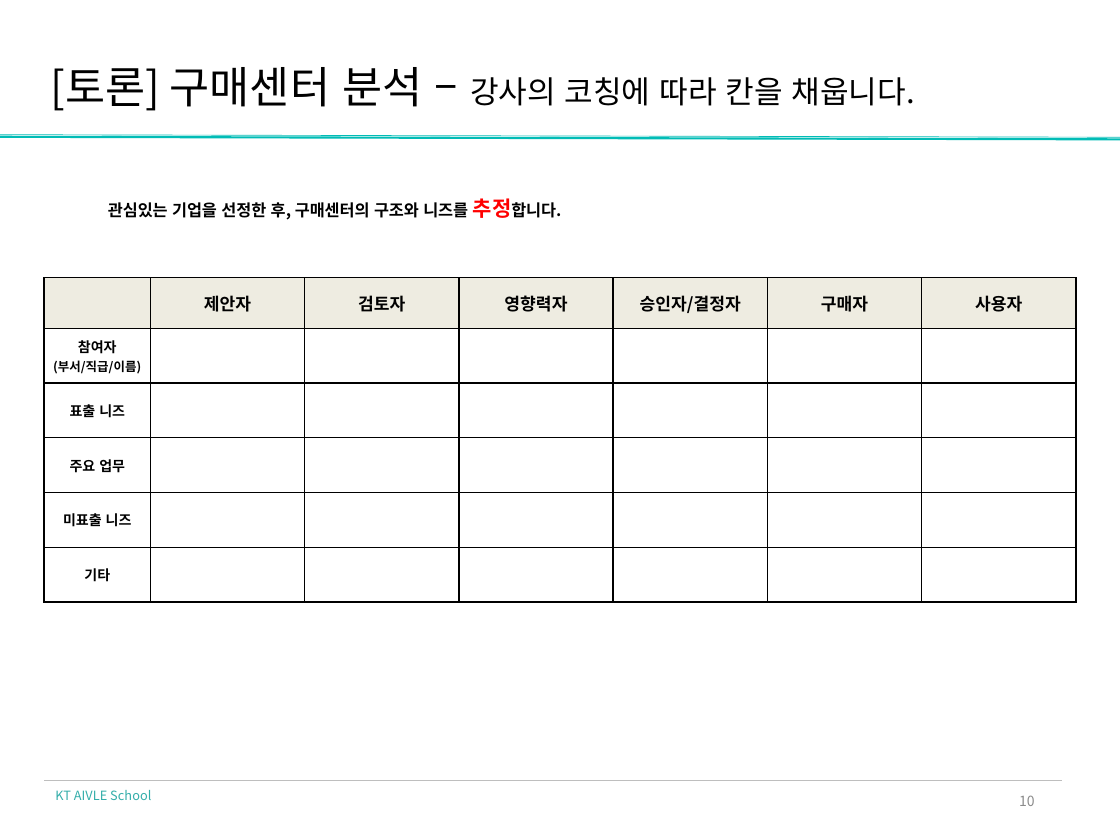
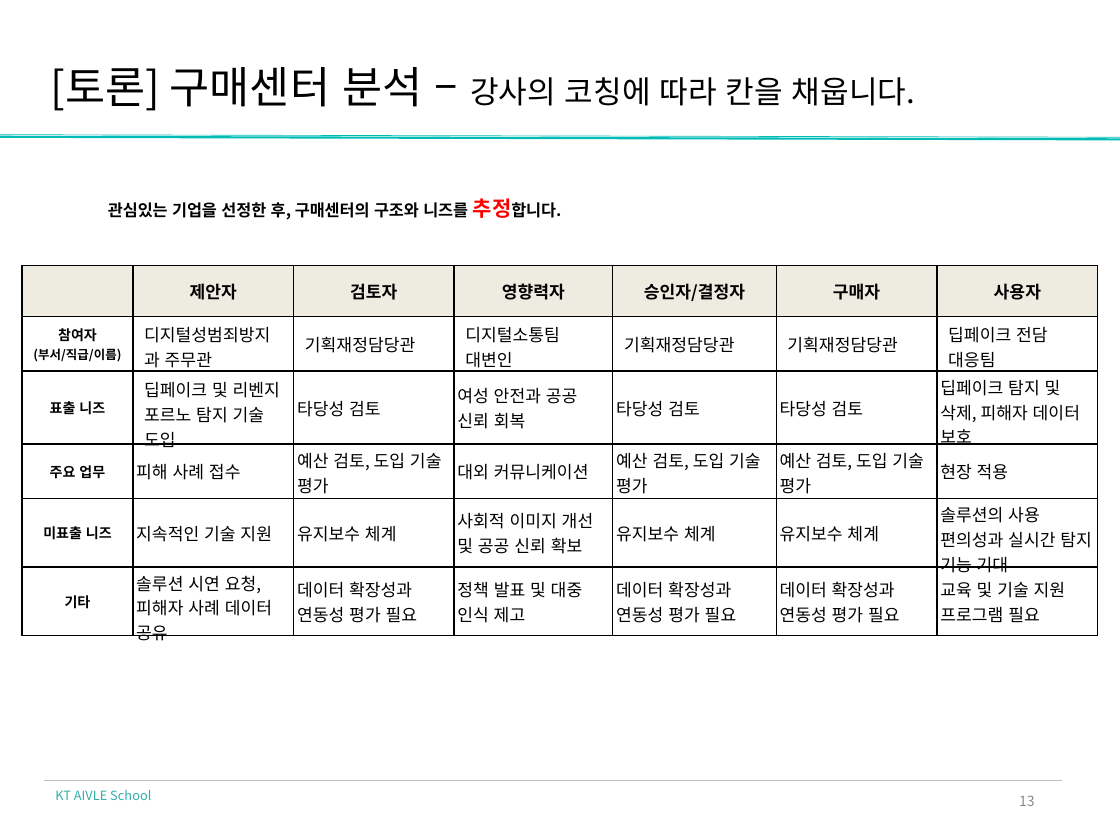
Before and after one commit to yangjung-woo/KT-Workspace, a slide deck: slide 9 of KT_AIVLE_DX_Regular_course/Week1/DX_제안 전략 수립_실습자료/DX_제안전략수립_딥페이크 범죄 탐지 솔루션.pptx (slide 6 before the commit). Drawn at 1120x840 pixels with LibreOffice and Linux fonts; fonts in the diff are those of the drawing; background and template pictures are left out. Boxes give left, top, right and bottom in pixels: in the first picture for what was removed or moved away, otherwise in the second. Text is boxed around its words. In the diff, an @@ line names an element or a change of style, - is before the commit and + after.

```diff
--- a/KT_AIVLE_DX_Regular_course/Week1/DX_제안 전략 수립_실습자료/DX_제안전략수립_딥페이크 범죄 탐지 솔루션.pptx
+++ b/KT_AIVLE_DX_Regular_course/Week1/DX_제안 전략 수립_실습자료/DX_제안전략수립_딥페이크 범죄 탐지 솔루션.pptx
@@ table at [22, 265, 1100, 645] @@
-row 2: 참여자 / (부서/직급/이름) |  |  |  |  |  | 
+row 2: 참여자 / (부서/직급/이름) | 디지털성범죄방지과 주무관 | 기획재정담당관 | 디지털소통팀 대변인 | 기획재정담당관 | 기획재정담당관 | 딥페이크 전담 대응팀
-row 3: 표출 니즈 |  |  |  |  |  | 
+row 3: 표출 니즈 | 딥페이크 및 리벤지 포르노 탐지 기술 도입 | 타당성 검토 | 여성 안전과 공공 신뢰 회복 | 타당성 검토 | 타당성 검토 | 딥페이크 탐지 및 삭제, 피해자 데이터 보호
-row 4: 주요 업무 |  |  |  |  |  | 
+row 4: 주요 업무 | 피해 사례 접수 | 예산 검토, 도입 기술 평가 | 대외 커뮤니케이션 | 예산 검토, 도입 기술 평가 | 예산 검토, 도입 기술 평가 | 현장 적용
-row 5: 미표출 니즈 |  |  |  |  |  | 
+row 5: 미표출 니즈 | 지속적인 기술 지원 | 유지보수 체계 | 사회적 이미지 개선 및 공공 신뢰 확보 | 유지보수 체계 | 유지보수 체계 | 솔루션의 사용 편의성과 실시간 탐지 기능 기대
-row 6: 기타 |  |  |  |  |  | 
+row 6: 기타 | 솔루션 시연 요청, 피해자 사례 데이터 공유 | 데이터 확장성과 연동성 평가 필요 | 정책 발표 및 대중 인식 제고 | 데이터 확장성과 연동성 평가 필요 | 데이터 확장성과 연동성 평가 필요 | 교육 및 기술 지원 프로그램 필요
@@ table: place and size @@
-table at [44, 278, 1077, 601]
+table at [22, 265, 1100, 645]
@@ page number at [1019, 795, 1035, 806]: text changed @@
-10
+13
```
Also in this commit, not shown: 7 other slides changed, 3 slides added, 3 other files.
